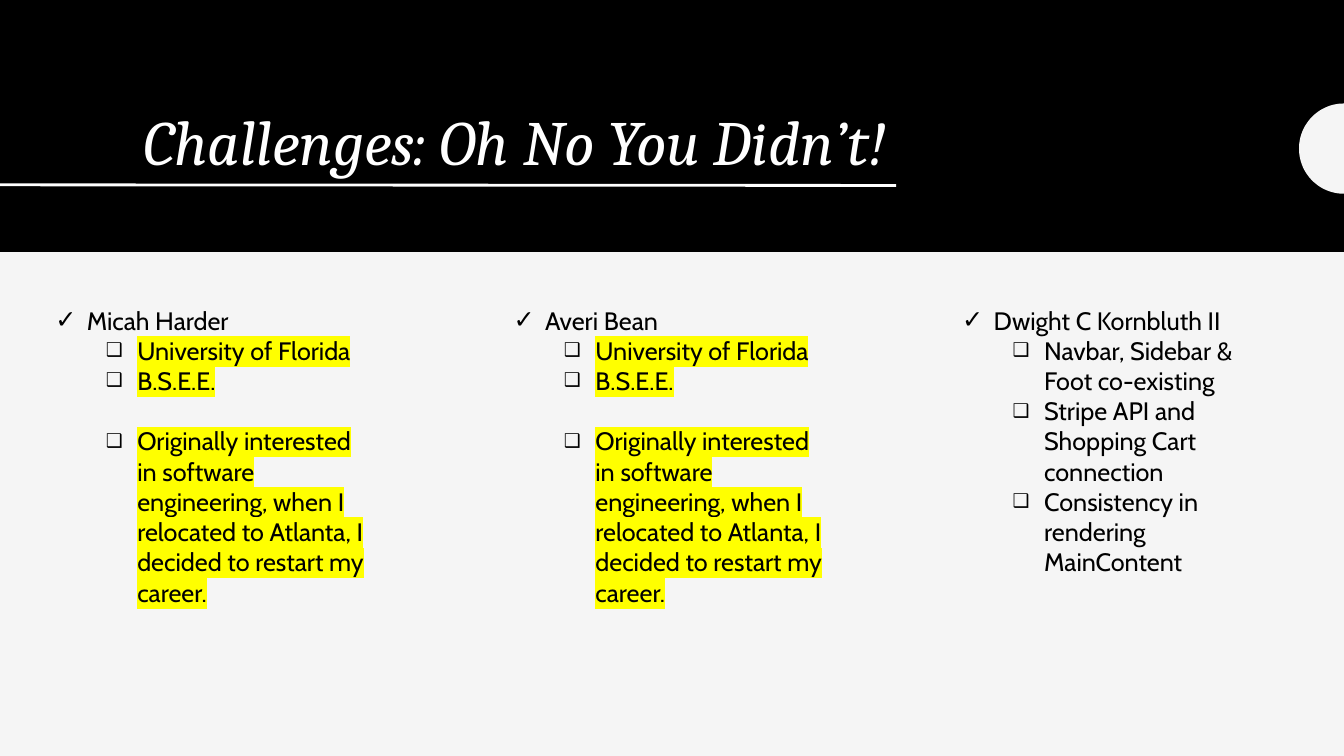
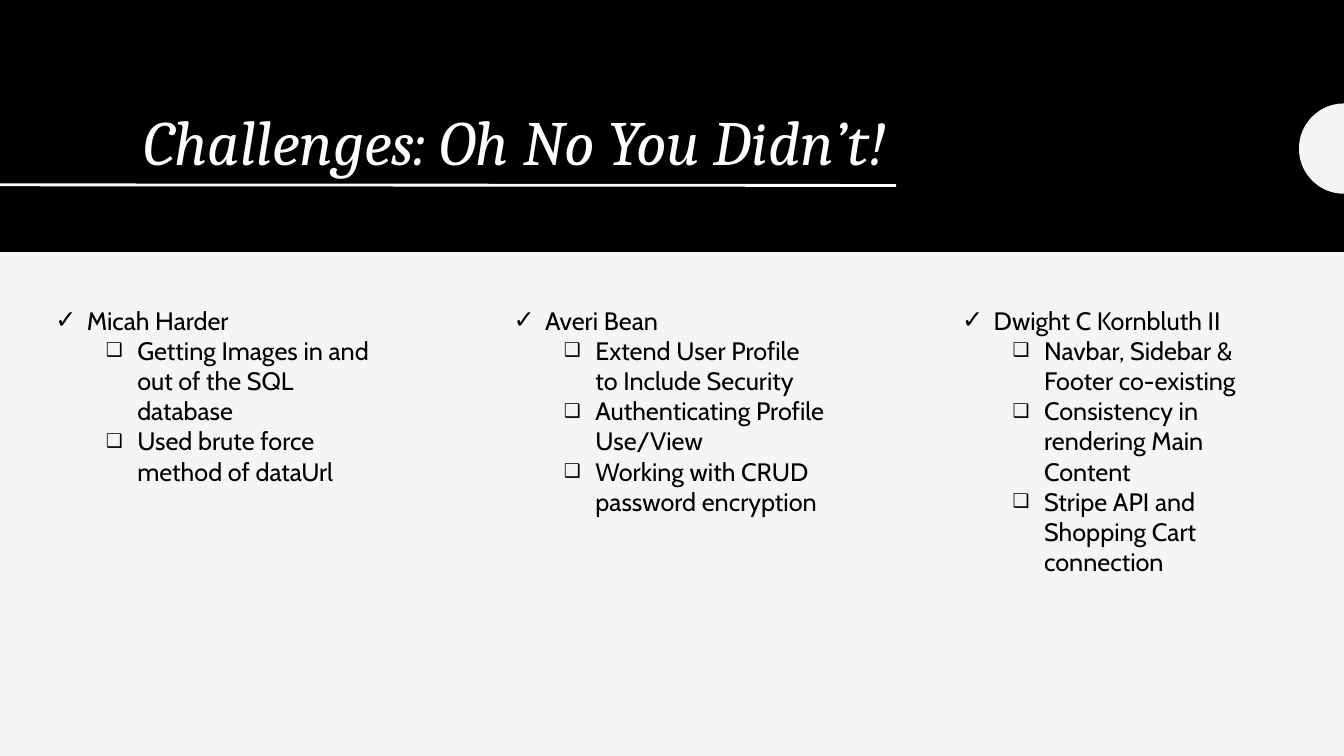
Before and after one commit to AveriBean/MAD-Collections, a slide deck: slide 8 of MADCollective.pptx. Drawn at 1344x756 pixels with LibreOffice and Linux fonts; fonts in the diff are those of the drawing. Boxes give left, top, right and bottom in pixels: in the first picture for what was removed or moved away, otherwise in the second. Text is boxed around its words. In the diff, an @@ line names an element or a change of style, - is before the commit and + after.

```diff
--- a/MADCollective.pptx
+++ b/MADCollective.pptx
@@ text at (137,341,369,482): text changed @@
-  ❑ University of Florida
-  ❑ B.S.E.E.
-  ❑ Originally interested in software engineering, when I relocated to Atlanta, I decided to restart my career.
+  ❑ Getting Images in and out of the SQL database
+  ❑ Used brute force method of dataUrl
@@ text at (595,341,824,517): text changed @@
-  ❑ University of Florida
-  ❑ B.S.E.E.
-  ❑ Originally interested in software engineering, when I relocated to Atlanta, I decided to restart my career.
+  ❑ Extend User Profile to Include Security
+  ❑ Authenticating Profile Use/View
+  ❑ Working with CRUD password encryption
@@ text at (1044,341,1236,482): text changed @@
-  ❑ Navbar, Sidebar & Foot co-existing
+  ❑ Navbar, Sidebar & Footer co-existing
+  ❑ Consistency in rendering Main Content
@@ text at (1044,493,1198,572): paragraph removed @@
-  ❑ Consistency in rendering MainContent
```
Also in this commit, not shown: 4 other slides changed, 17 other files.
